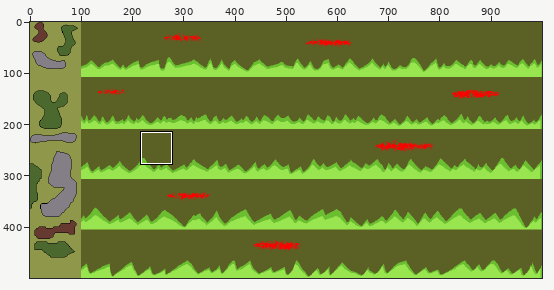
Pixel-art file -- assets/images/game_background/background-1.aseprite. The picture above shows the old version from afar; the outline marks the close-up.
Close-up. First the earlier version:
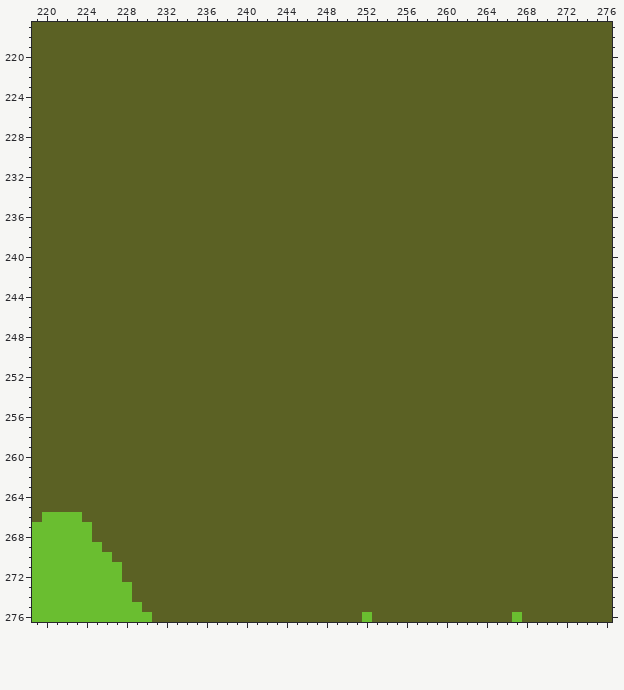
1000x500 pixels, 1 frame. Shown: x 219..276, y 217..276. The commit also changed other parts of the picture, which this record leaves out.
Now the later version:
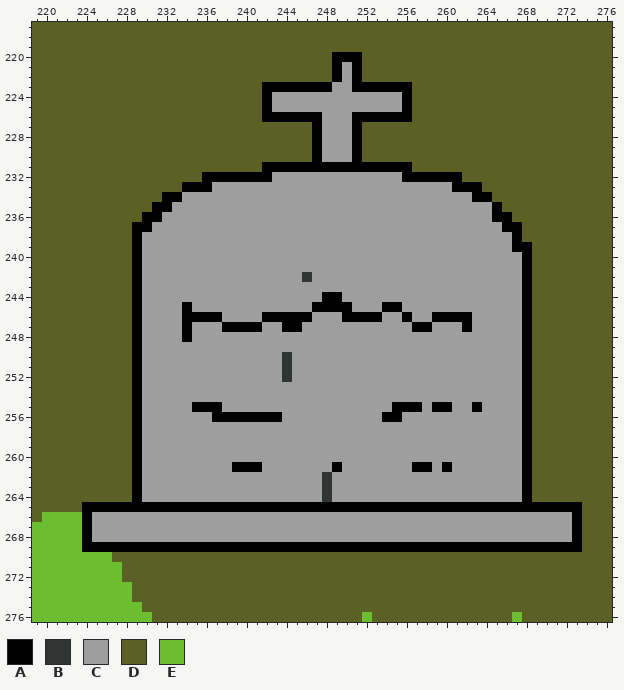
Palette (. is transparent): A #000000  B #303533  C #9e9e9e  D #5b6124  E #6abe30
Diff:
layer "tombstone #4" added
Layer "tombstone #4":
The edit turns colour D into colour A in row 220 at x 249 to 251; in rows 221 to 222 at x 249 and 251; in row 223 at x 242 to 248 and 251 to 256; in rows 224 to 225 at x 242 and 256; in row 226 at x 242 to 247 and 251 to 256; in rows 227 to 230 at x 247 and 251.
The edit turns colour D into colour A in row 231 at x 242 to 256; in row 232 at x 236 to 242 and 256 to 261; in row 233 at x 234 to 236 and 261 to 263; in row 234 at x 232 to 233 and 263 to 264; in row 235 at x 231 to 232 and 265; in row 236 at x 230 to 231 and 265 to 266.
The edit turns colour D into colour A in row 237 at x 229 to 230 and 266 to 267; in row 238 at x 229 and 267; in row 239 at x 229 and 267 to 268; in rows 240 to 243 at x 229 and 268; in row 244 at x 229, 248 to 249 and 268; in row 245 at x 229, 234, 247 to 250, 254 to 255 and 268.
The edit turns colour D into colour A in row 246 at x 229, 234 to 237, 242 to 246, 250 to 253, 256, 259 to 262 and 268; in row 247 at x 229, 234, 238 to 241, 244 to 245, 257 to 258, 262 and 268; in row 248 at x 229, 234 and 268; in rows 249 to 254 at x 229 and 268; in row 255 at x 229, 235 to 237, 255 to 257, 259 to 260, 263 and 268; in row 256 at x 229, 237 to 243, 254 to 255 and 268.
The edit turns colour D into colour A in rows 257 to 260 at x 229 and 268; in row 261 at x 229, 239 to 241, 249, 257 to 258, 260 and 268; in rows 262 to 264 at x 229 and 268; in row 265 at x 224 to 273; in row 266 at x 224 and 273; in rows 267 to 268 at x 273.
The edit turns colour D into colour A in row 269 at x 226 to 273.
The edit turns colour E into colour A in rows 267 to 268 at x 224; in row 269 at x 224 to 225.
The edit turns colour D into colour B in row 242 at x 246; in rows 250 to 252 at x 244; in rows 262 to 264 at x 248.
The edit turns colour D into colour C in rows 221 to 222 at x 250; in row 223 at x 249 to 250; in rows 224 to 225 at x 243 to 255; in rows 226 to 230 at x 248 to 250; in row 232 at x 243 to 255; in row 233 at x 237 to 260.
The edit turns colour D into colour C in row 234 at x 234 to 262; in row 235 at x 233 to 264; in row 236 at x 232 to 264; in row 237 at x 231 to 265; in rows 238 to 239 at x 230 to 266; in rows 240 to 241 at x 230 to 267.
The edit turns colour D into colour C in row 242 at x 230 to 245 and 247 to 267; in row 243 at x 230 to 267; in row 244 at x 230 to 247 and 250 to 267; in row 245 at x 230 to 233, 235 to 246, 251 to 253 and 256 to 267; in row 246 at x 230 to 233, 238 to 241, 247 to 249, 254 to 255, 257 to 258 and 263 to 267; in row 247 at x 230 to 233, 235 to 237, 242 to 243, 246 to 256, 259 to 261 and 263 to 267.
The edit turns colour D into colour C in row 248 at x 230 to 233 and 235 to 267; in row 249 at x 230 to 267; in rows 250 to 252 at x 230 to 243 and 245 to 267; in rows 253 to 254 at x 230 to 267; in row 255 at x 230 to 234, 238 to 254, 258, 261 to 262 and 264 to 267; in row 256 at x 230 to 236, 244 to 253 and 256 to 267.
The edit turns colour D into colour C in rows 257 to 260 at x 230 to 267; in row 261 at x 230 to 238, 242 to 248, 250 to 256, 259 and 261 to 267; in rows 262 to 264 at x 230 to 247 and 249 to 267; in rows 266 to 268 at x 225 to 272.
